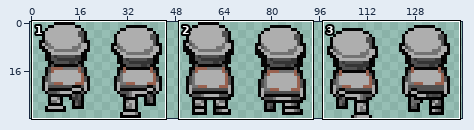
Sprite sheet, stored at diplom/Assets/CourseAssets/Textures/Sprites/Enemies/MudRock/MudrockMoveUp.png. The picture above shows the old version from afar; the outline marks the close-up.
Close-up. First the earlier version:
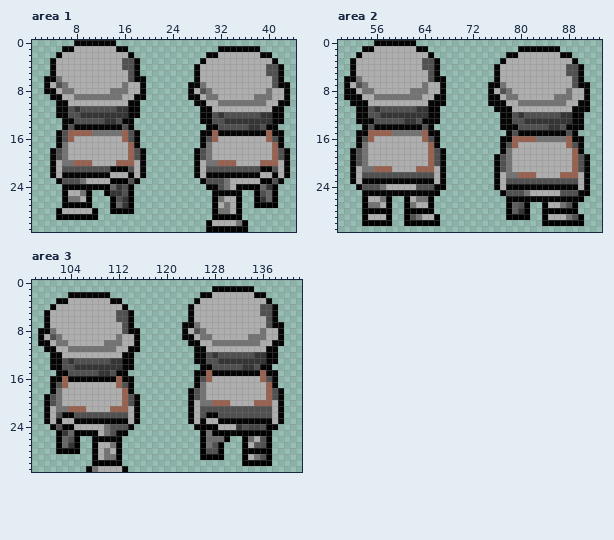
The file is 144x32 pixels. Colours within 5 levels of each other are drawn and written as one. Shown: area 1: x 1..44, y 0..31; area 2: x 50..93, y 0..31; area 3: x 98..142, y 0..31.
After:
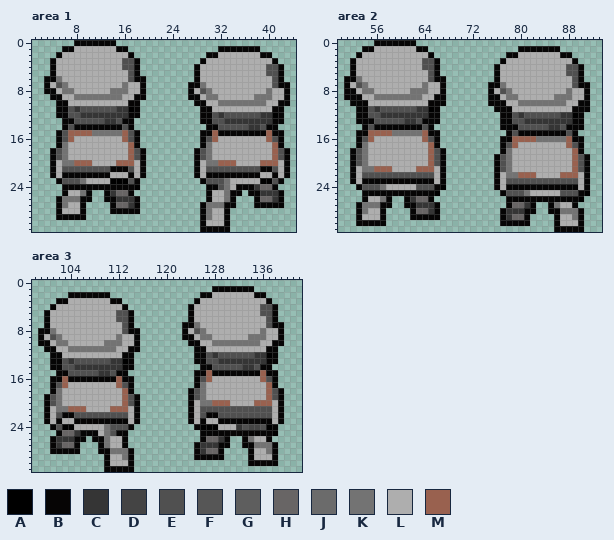
Palette (. is transparent): A #000000  B #060505  C #353535  D #444444  E #505050  F #565656  G #5e5e5e  H #686565  J #6b6b6b  K #737373  L #aeaeae  M #99614f
Log entry: ремастер прошлого комита
Changes in this commit:
--- area 1
@@ x 1..44 @@
 23 ....BEEEKLLLLAAAEB..........BEEEKLLLLLAAEB..
-24 .....BBBBBBBAHCEA............BBEKLBBAAHCA...
-25 .....ALLKA..ACCEA.............BBBBB..AEHA...
-26 .....AKKLA...AECA.............AKLLA..ACHA...
-27 .....AAAAA...AHCA.............ALKLA..AAAA...
-28 ....ALLLLLA..AAAA.............AKKLA.........
-29 ....AAAAAAA...................AAAAA.........
-30 .............................ALLLLKA........
-31 .............................AAAAAAA........
+24 .....BBBBBBBBBBBBA...........BBEKLBBBCHHB...
+25 .....BLLKB..BCHHB............BLLKBB.BBCCCB..
+26 ....BKKKBB..BBCCCB...........BLLKB...BHHCB..
+27 ....BKLLB....BHHCB..........BKKKBB...BBBBB..
+28 ....BLLLB....BBBBB..........BKLLB...........
+29 ....BBBBB...................BKLLB...........
+30 ............................BLLLB...........
+31 ............................BBBBB...........
--- area 2
@@ x 50..93 @@
 25 ....BBBBBBBBBBBBA..........BEEEKLLLLLEEEBA..
-26 ....ALLKA..ALKKA............BBBBBBBBBBBBA...
-27 ....AKKLA..AKLLA............AGEA..ALLKEA....
-28 ....AAAAA..AAAAA............AGCA..AAAAAA....
-29 ....ALLLA..AEKLLA...........AAAA..ALLLKEA...
-30 ....AAAAA..AAAAAA.................AAAAAAA...
-31 ............................................
+26 ....BLLKB..BCHHB............BBBBBBBBBBBBA...
+27 ...BKKKBB..BBCCCB...........BHHCB..BKLLB....
+28 ...BKLLB....BHHCB..........BCCCBB..BBKKKB...
+29 ...BLLLB....BBBBB..........BCHHB....BLLKB...
+30 ...BBBBB...................BBBBB....BLLLB...
+31 ....................................BBBBB...
--- area 3
@@ x 98..142 @@
 24 ...BEAALLLLLKEEEB..........BAAALLLCEDDEAB....
-25 ....ACHAABBLKEBB............AKAAABAAAAAA.....
-26 ....AHEA..BBBBB.............AJJJA..AJLEA.....
-27 ....AHCA..ALLKA.............AKEA...ALFEA.....
-28 ....AAAA..ALKLA.............AEEA...AAAAA.....
-29 ..........ALKKA.............AAAA...ALKEA.....
-30 ..........AAAAA....................AAAAA.....
-31 .........AKLLLLA.............................
+25 ....BHHCBBBLKEBB............BBBBBBBBBBBBA....
+26 ...BCCCBB.BBKLLB............BHHCB..BKLLB.....
+27 ...BCHHB...BKLLB...........BCCCBB..BBKKKB....
+28 ...BBBBB...BBKKKB..........BCHHB....BLLKB....
+29 ............BLLKB..........BBBBB....BLLLB....
+30 ............BLLLB...................BBBBB....
+31 ............BBBBB............................
Pixel boxes of the changes (left, top, right, bottom) in both close-ups:
changed: (56, 184, 140, 220)
changed: (200, 184, 284, 232)
changed: (356, 196, 440, 226)
changed: (500, 202, 584, 232)
changed: (50, 430, 134, 472)
changed: (194, 430, 278, 466)
